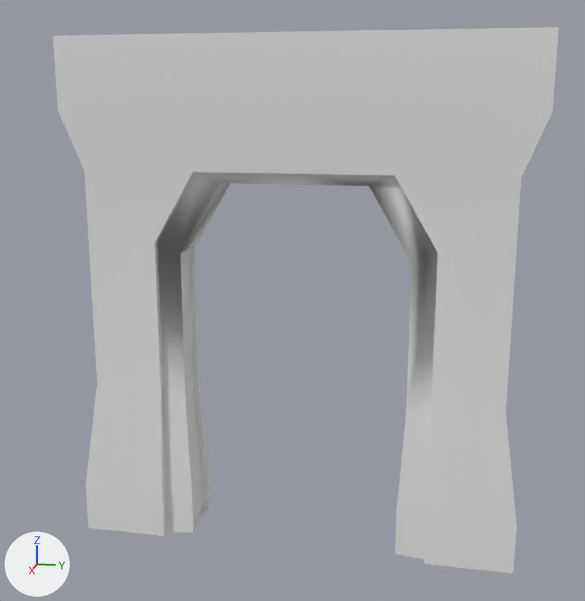
Renders of the FBX model Assets/Assets/Meshes/WallForDoor_Mesh.fbx from each side of a commit.
Rendered twice from a 50 mm lens placed at (6.29, 1.5, 3.56), pointed at (0.03, 0.24, 1.99). The lights are fixed; the arrows at lower left show +X, +Y and +Z. Vertices at the same position are counted once.

The first picture shows 'WallForDoor_Mesh'.
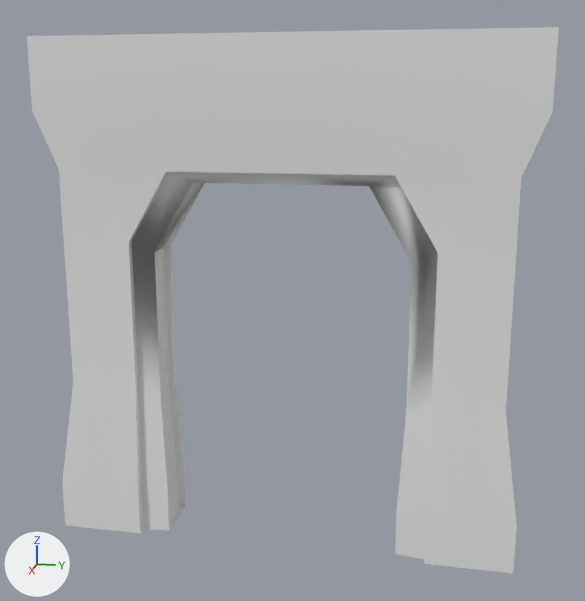
The newer file is also turned or shifted as a whole; pictures and numbers use the older file's frame.

Boxes (x1, y1, x2, y2) around the edits, measured in the pictures (585 x 601 px; the box of a moved part takes in the faces that stretch with it):
```json
{"object": "WallForDoor_Mesh", "change": "reshaped", "before": [53, 27, 559, 573], "after": [27, 27, 559, 573]}
{"part": 1, "of": "me_cube_001", "change": "moved or reshaped", "before": [53, 32, 290, 536], "after": [27, 32, 290, 533]}
```

Edits to the scene script, one JSON object a line:
```json
{"block": "me_cube_001", "where": "me_cube_001.from_pydata(...)  # 146 vertices, 148 faces; spans x -0.27..0.36, y -1.55..2.12, z -0.06..4.04"}
{"block": "me_cube_001", "where": "# used by ob_wallfordoor_mesh; location = (0.0, 0.0, 0.0)"}
{"block": "me_cube_001", "change": "me_cube_001 part 1: all 68 vertices in x -0.27..0.36, y -1.55..-0.29, z -0.06..4.04 are moved by (0.0, -0.22, 0.0)"}
```
